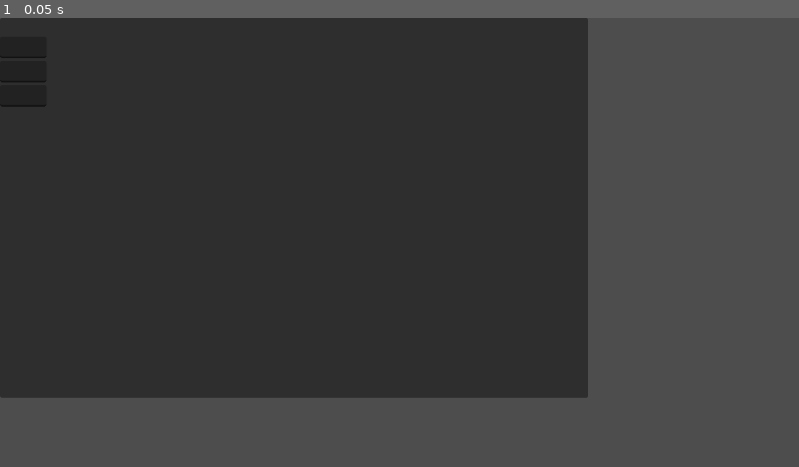
Above: before the commit, frame 1.
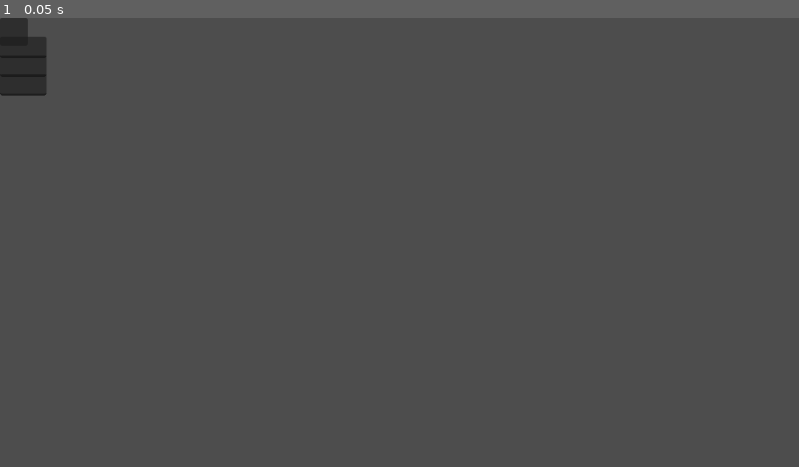
Above: after the commit, the same moment.

Repository: MoPaMo/NodeLineJS
Game: Godot game, scene res://control.tscn
Same seed, same stepped clock (60 frames per second), same inputs: the game is played once before the commit and once after it. Before the commit the project starts from res://scenes/Main.tscn.
Inputs:
- Up to frame 1 (0.05 s): no input

The runs differ from the first frame. In frame 1, 61% of the frame differs, in the area x 0-74%, y 0-85%.

Commit message:
rerun project

Diff:
--- /dev/null
+++ b/control.tscn
@@ -0,0 +1,53 @@
+[gd_scene format=3 uid="uid://bqxv8ai6257lj"]
+
+[node name="Control" type="Control"]
+layout_mode = 3
+anchors_preset = 0
+offset_right = 40.0
+offset_bottom = 40.0
+
+[node name="CustomNode" type="Panel" parent="."]
+layout_mode = 0
+offset_right = 40.0
+offset_bottom = 40.0
+
+[node name="VBoxContainer" type="VBoxContainer" parent="CustomNode"]
+layout_mode = 0
+offset_right = 40.0
+offset_bottom = 40.0
+
+[node name="Label" type="Label" parent="CustomNode/VBoxContainer"]
+layout_mode = 2
+
+[node name="HBoxContainer" type="HBoxContainer" parent="CustomNode/VBoxContainer"]
+layout_mode = 2
+
+[node name="Label" type="Label" parent="CustomNode/VBoxContainer/HBoxContainer"]
+layout_mode = 2
+
+[node name="LineEdit" type="LineEdit" parent="CustomNode/VBoxContainer/HBoxContainer/Label"]
+layout_mode = 0
+offset_right = 67.0625
+offset_bottom = 31.0
+
+[node name="HBoxContainer2" type="HBoxContainer" parent="CustomNode/VBoxContainer"]
+layout_mode = 2
+
+[node name="Label" type="Label" parent="CustomNode/VBoxContainer/HBoxContainer2"]
+layout_mode = 2
+
+[node name="LineEdit" type="LineEdit" parent="CustomNode/VBoxContainer/HBoxContainer2/Label"]
+layout_mode = 0
+offset_right = 67.0625
+offset_bottom = 31.0
+
+[node name="HBoxContainer3" type="HBoxContainer" parent="CustomNode/VBoxContainer"]
+layout_mode = 2
+
+[node name="Label" type="Label" parent="CustomNode/VBoxContainer/HBoxContainer3"]
+layout_mode = 2
+
+[node name="LineEdit" type="LineEdit" parent="CustomNode/VBoxContainer/HBoxContainer3/Label"]
+layout_mode = 0
+offset_right = 67.0625
+offset_bottom = 31.0
--- a/main2.tscn
+++ /dev/null
@@ -1,9 +0,0 @@
-[gd_scene format=3 uid="uid://2bv84rnw0ce0"]
-
-[node name="Main2" type="Control"]
-layout_mode = 3
-anchors_preset = 15
-anchor_right = 1.0
-anchor_bottom = 1.0
-grow_horizontal = 2
-grow_vertical = 2
--- a/project.godot
+++ b/project.godot
@@ -11,7 +11,7 @@
 [application]
 
 config/name="Node Line Js"
-run/main_scene="res://scenes/Main.tscn"
+run/main_scene="res://control.tscn"
 config/features=PackedStringArray("4.2", "GL Compatibility")
 config/icon="res://icon.svg"
 
--- a/scenes/Main.tscn
+++ /dev/null
@@ -1,45 +0,0 @@
-[gd_scene format=3 uid="uid://c0w8ijjtn1h4o"]
-
-[node name="Main" type="Control"]
-layout_mode = 3
-anchors_preset = 0
-
-[node name="Panel" type="Panel" parent="."]
-layout_mode = 0
-offset_right = 848.0
-offset_bottom = 548.0
-
-[node name="VBoxContainer" type="VBoxContainer" parent="Panel"]
-layout_mode = 0
-offset_right = 72.0
-offset_bottom = 128.0
-
-[node name="Title" type="Label" parent="Panel/VBoxContainer"]
-layout_mode = 2
-
-[node name="Out" type="HBoxContainer" parent="Panel/VBoxContainer"]
-layout_mode = 2
-
-[node name="LineEdit" type="LineEdit" parent="Panel/VBoxContainer/Out"]
-layout_mode = 2
-
-[node name="Label2" type="Label" parent="Panel/VBoxContainer/Out"]
-layout_mode = 2
-
-[node name="In2" type="HBoxContainer" parent="Panel/VBoxContainer"]
-layout_mode = 2
-
-[node name="LineEdit" type="LineEdit" parent="Panel/VBoxContainer/In2"]
-layout_mode = 2
-
-[node name="Label2" type="Label" parent="Panel/VBoxContainer/In2"]
-layout_mode = 2
-
-[node name="In1" type="HBoxContainer" parent="Panel/VBoxContainer"]
-layout_mode = 2
-
-[node name="LineEdit" type="LineEdit" parent="Panel/VBoxContainer/In1"]
-layout_mode = 2
-
-[node name="Label2" type="Label" parent="Panel/VBoxContainer/In1"]
-layout_mode = 2
Not shown, changed: .DS_Store
Not shown, removed: scripts/.DS_Store
